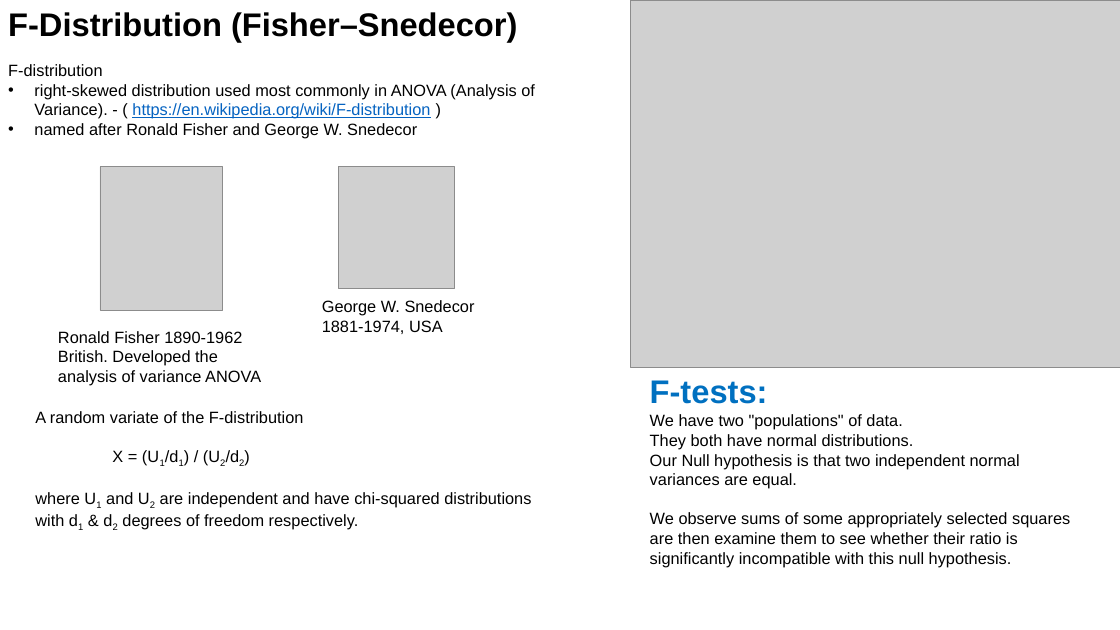
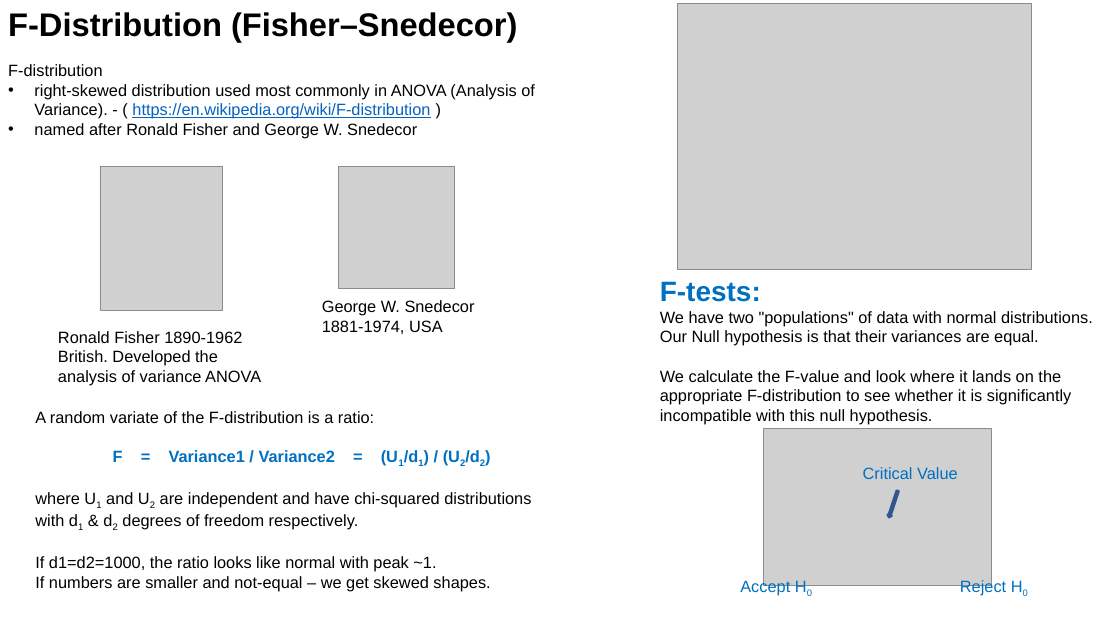
Before and after one commit to lselector/ml_ai_doc, a slide deck: slide 1 of statistics_08_F_ANOVA.pptx. Drawn at 1120x630 pixels with LibreOffice and Linux fonts; fonts in the diff are those of the drawing; grey boxes stand for pictures. Boxes give left, top, right and bottom in pixels: in the first picture for what was removed or moved away, otherwise in the second. Text is boxed around its words. In the diff, an @@ line names an element or a change of style, - is before the commit and + after.

```diff
--- a/statistics_08_F_ANOVA.pptx
+++ b/statistics_08_F_ANOVA.pptx
@@ picture: place and size @@
-picture at [631,0,1120,367]
+picture at [677,4,1031,270]
@@ text "F-tests:": place and size @@
-text "F-tests:" at [650,380,1070,567]
+text "F-tests:" at [660,311,1093,425]
@@ text "F-tests:" at [660,311,1093,425]: size 28 to 24 pt in "F-tests:" @@
@@ text at [660,311,1093,425]: text changed @@
-We have two "populations" of data.
-They both have normal distributions.
-Our Null hypothesis is that two independent normal variances are equal.
-We observe sums of some appropriately selected squares are then examine them to see whether their ratio is significantly incompatible with this null hypothesis.
+We have two "populations" of data with normal distributions.
+Our Null hypothesis is that their variances are equal.
+We calculate the F-value and look where it lands on the appropriate F-distribution to see whether it is significantly incompatible with this null hypothesis.
@@ text at [35,411,374,462]: text changed @@
-A random variate of the F-distribution
-X = (U1/d1) / (U2/d2)
+A random variate of the F-distribution is a ratio:
+F = Variance1 / Variance2 = (U1/d1) / (U2/d2)
@@ picture added at [764,429,991,586] @@
@@ text added at [863,467,958,479], 14 pt, text #0070C0 @@
+Critical Value
@@ down arrow added at [887,491,900,518], fill #4472C4, outline #325491 2 pt @@
@@ text at [35,556,490,591]: paragraphs added @@
+If d1=d2=1000, the ratio looks like normal with peak ~1.
+If numbers are smaller and not-equal – we get skewed shapes.
@@ text added at [740,578,790,595], 14 pt, text #0070C0 @@
+Accept H0
@@ text added at [960,578,1006,595], 14 pt, text #0070C0 @@
+Reject H0
```
